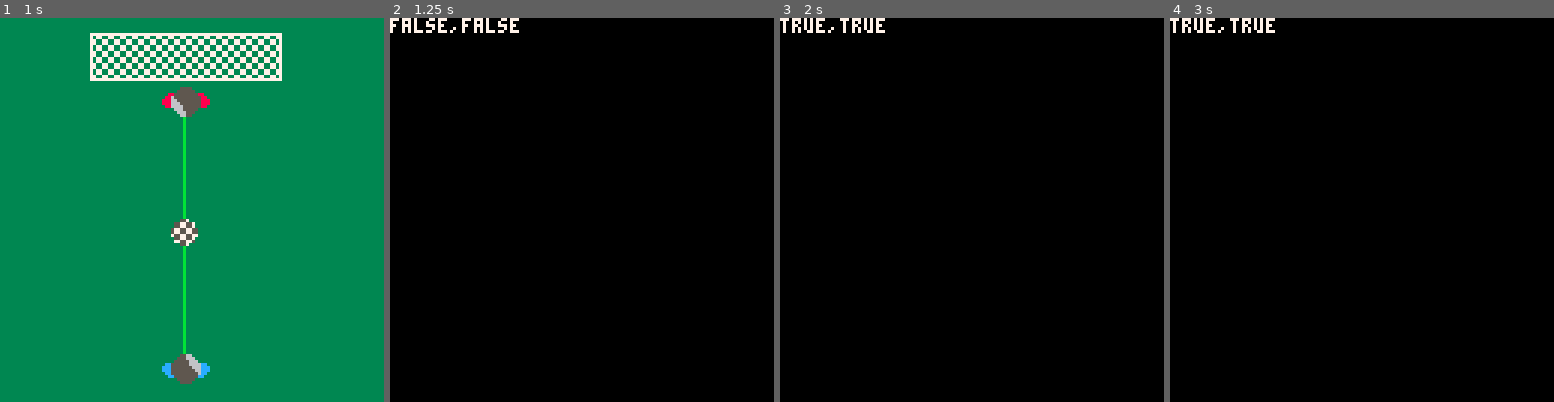
Above: before the commit, frames 1-4 (left to right).
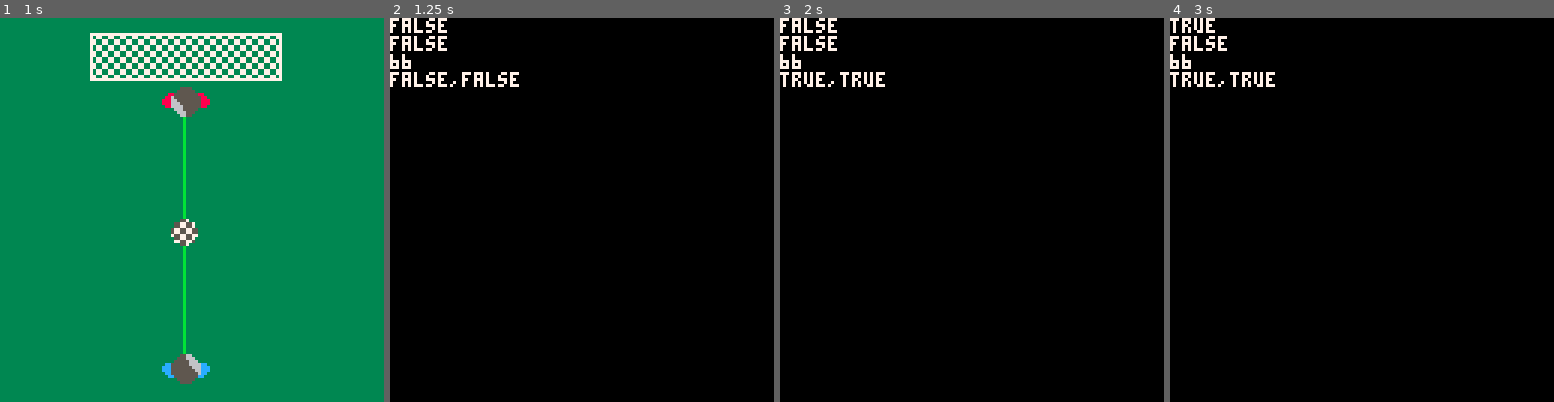
Above: after the commit, the same moments.

Repository: zothynine/torchance
Game: PICO-8 cartridge elfmeter.p8
The game is run twice, just before and just after one commit, with the same random seed, the same clock (stepped at 60 frames per second) and the same inputs.
Inputs:
- Up to frame 1 (1 s): tap X (X key) at 0.33 s
- Up to frame 2 (1.25 s): tap X (X key) at 1.07 s
- Up to frame 3 (2 s): hold Right from 1.6 s (still down); tap X (X key) at 1.85 s
- Up to frame 4 (3 s): release Right at 2.1 s; hold Right from 2.47 s (still down); tap X (X key) at 2.97 s

Frame 1 is identical in both runs. In frame 2, 1.3% of the frame differs, in the area x 0-34%, y 0-18%; in frame 3, 1.3%, in the area x 0-28%, y 0-18%; in frame 4, 1.1%.

Commit message:
Rewrite aiming mechanics

Diff:
--- a/elfmeter.p8
+++ b/elfmeter.p8
@@ -28,34 +28,37 @@
 -->8
 --aim
 
-function set_aim_x(x)
-	aim_x = x
-end
-
 function update_aim()
 	xdown = btn(5)
-
 	check_fresh()
 
-	if btn(0)
-				and player.x > 0 then
-		player.x -= 1
-		target_x += 1
+	if xdown and not fresh then
+		aiming.started = true
 	end
 
-	if btn(1)
-				and player.x < 112 then
-		player.x += 1
-		target_x -= 1
+	if not xdown
+				and aiming.started then
+		aiming.ended = true
 	end
 
-	if xdown and not fresh then
+	if aiming.started
+				and not aiming.ended then
+
+		if player.x == 0
+					or player.x == 112 then
+			aiming.direction = aiming.direction * -1
+		end
+
+		player.x = player.x+aiming.direction
+		target_x = target_x+aiming.direction*-1
+
+	end
+
+	if aiming.ended then
 		fresh = true
 		_update60 = update_kick
-		_draw=draw_kick
+		_draw = draw_kick
 	end
-
-	set_aim_x(target_x)
 end
 
 function draw_aim()
@@ -76,14 +79,12 @@
 	--goalie
 	spr(1,54,20,2,2,1,1)
 	pal()
-	--print(aim_x,5,5,7)
 end
 -->8
 --kick
 
 function update_kick()
 	xdown = btn(5)
-
 	check_fresh()
 
 	if xdown and not fresh then
@@ -98,6 +99,9 @@
 
 function draw_kick()
 	cls()
+	print(xdown)
+	print(fresh)
+	print(target_x)
 	print(tostr(kicking.started)..","..tostr(kicking.ended))
 end
 
@@ -118,13 +122,16 @@
 	xdown = false
 	player = {}
 	kicking = {}
+	aiming = {}
 	player.x = 54
 	player.y = 109
 	fresh = true
+	aiming.direction = -1
+	aiming.started = false
+	aiming.ended = false
 	kicking.started = false
 	kicking.ended = false
 	target_x = 62
-	aim_x = set_aim_x(target_x)
 	_update60 = update_start
 	_draw = draw_start
 end
